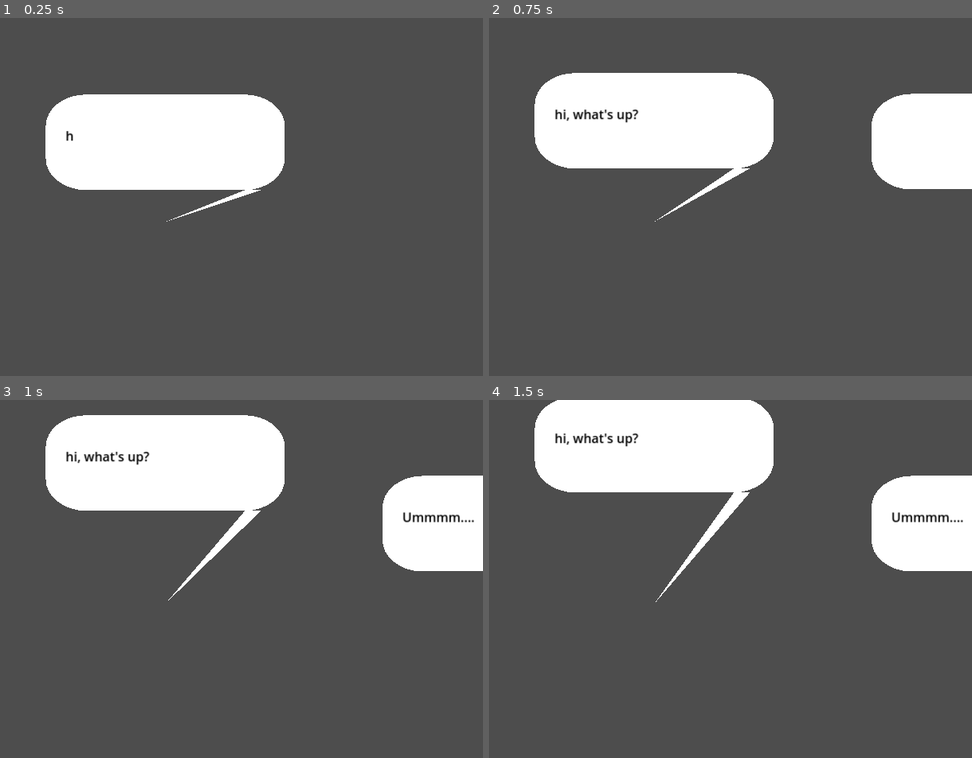
Above: before the commit, frames 1-4 (two rows, left to right).
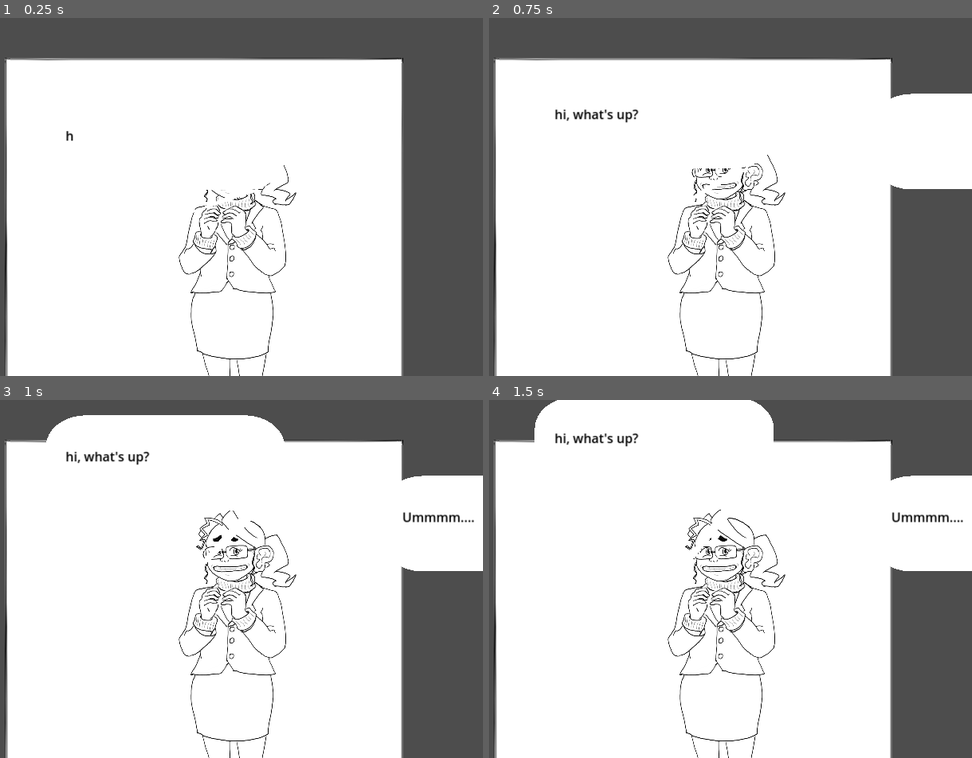
Above: after the commit, the same moments.

Repository: jonoxia/yukigame
Game: Godot game, scene res://UI/MainMenu.tscn
Same seed, same stepped clock (60 frames per second), same inputs: the game is played once before the commit and once after it.
Inputs (mouse positions are in pixels of both pictures, inside the frame that each line leads up to):
- Up to frame 1 (0.25 s): no input
- Up to frame 2 (0.75 s): tap Enter (ui_accept) at 0.5, 0.6 s; move the mouse to (793, 179) at 0.52 s; hold Right (ui_right) from 0.53 s (still down); click (793, 179) at 0.67 s
- Up to frame 3 (1 s): keep holding Right (ui_right); tap Enter (ui_accept) at 0.77 s
- Up to frame 4 (1.5 s): tap Enter (ui_accept) at 1.07 s; release Right (ui_right) at 1.25 s; drag from (527, 596) to (619, 650) at 1.27 s

The runs differ from the first frame. In frame 1, 60% of the frame differs, in the area x 0-84%, y 11-100%; in frame 2, 59%; in frame 3, 62%; in frame 4, 65%.

Commit message:
Refactor conversation so that balloons and character images are owned by panels and we can create multiple panels and shift them over

Diff:
--- a/UI/Conversation.gd
+++ b/UI/Conversation.gd
@@ -2,19 +2,18 @@
 
 var text_resource
 var exchange_index = 0
-var finished
-var active
-var yuki_texture = "a"
+
+var yuki_texture = "a"   # Move to be owned by panel
 var convo_key = null
 var convo_map = null
 var conversation_state = null
 var current_choice_dictionary = null
 var next_state = null
 
-var balloon_queue = []
-
 var current_topic = null
 var npc = null
+var panel_history = []
+var current_panel = null
 
 
 # Have a current conversation state, it presents you
@@ -41,8 +40,8 @@
 # and the *question* has answers on it, but you can also ignore it to
 # pick one of your other conversation moves
 
-# Will instantiate copies of SpeechBalloon scene:
-var SpeechBalloonScene = preload("res://UI/SpeechBalloon.tscn")
+# Will instantiate copies of PanelScene:
+var PanelScene = preload("res://UI/Panl.tscn")
 var ConvoTopic = load("res://UI/ConvoTopic.gd").new()
 
 func _ready():
@@ -66,18 +65,8 @@
 		new_button.connect("pressed", Callable(self, "_on_choice_pressed").bind(button_name))
 		menuItems.add_child(new_button)
 
-
 func _physics_process(delta):
-	if active:
-		if Input.is_action_just_pressed("ui_accept"):
-			if finished:
-				continue_exchange()
-			else:
-				if len(balloon_queue) > 0:
-					var active_balloon = balloon_queue[-1]
-					active_balloon.skip_to_end()
-
-				finished = true
+	pass
 
 func start_conversation(node_name):
 	self.convo_map = get_parent().get_node(node_name).convo_map
@@ -105,53 +94,34 @@
 	var exchange = self.convo_map[ self.conversation_state ]
 
 	# FUTURE TODO possible to go straight to a choice here maybe?
-	# examine whether convo_map["start"] is a dict or an array?
+	# examine whether convo_map["start"] is a dict or an array?pch
 	print("Starting exchange with next state = " + exchange[1])
 	self.start_exchange(exchange[0], exchange[1])
 
+
+
 func start_exchange(dialog, next_state):
-	exchange_index = 0
+
+	# Slide former panels left
+	for panel in self.panel_history:
+		var tween = self.create_tween()
+		var final_pos = Vector2(panel.position.x - 400, panel.position.y)
+		tween.tween_property(panel, "position", final_pos, 2)
+
+	self.current_panel = PanelScene.instantiate()
+	self.current_panel.position = Vector2(200, 50)
+	self.current_panel.size = Vector2(500, 500)
+	self.panel_history.append(self.current_panel)
+	$CurrentPage.add_child(self.current_panel)
+	self.current_panel.set_text_resource(dialog)
+	self.current_panel.connect("exchange_ended", self._on_end_exchange)
+	# TODO will it cause any problem that multiple old panels could still be connected?
+
+	#exchange_index = 0 # move to panel
 	hide_buttons()
-	self.text_resource = dialog
+	self.text_resource = dialog # Needed anymore???
 	self.next_state = next_state
-	continue_exchange()
-
-func continue_exchange():
-	var tip_pos
-	if exchange_index < text_resource.size():
-		active = true
-		finished = false
-		var tail_is_left
-		if text_resource[exchange_index]["Position"] == "1":
-			tip_pos = $Position2DA
-			tail_is_left = true
-		else:
-			tip_pos = $Position2DB
-			tail_is_left = false
-
-		# All previous balloons float upward
-		for balloon in balloon_queue:
-			balloon.float_upward()
-		var new_balloon = SpeechBalloonScene.instantiate()
-
-		if text_resource[exchange_index].has("Balloon"):
-			new_balloon.set_style(text_resource[exchange_index]["Balloon"])
-
-		# TODO is there a way to pass args to instance?
-		$SpeechBalloonGroup.add_child(new_balloon)
-		balloon_queue.append(new_balloon)
-
-		new_balloon.connect("tween_finished", Callable(self, "on_tween_finished"))
-
-		new_balloon.draw_speech_balloon(tip_pos,
-						text_resource[exchange_index]["Text"],
-						tail_is_left)
-		# TODO: Move all previous balloons in the ballon_queue
-		# upward, and delete any ones that scroll off screen
-		exchange_index += 1
-
-	else:
-		end_exchange()
+	self.current_panel.continue_exchange()
 
 
 func get_yuki_special_moves(interlocutor):
@@ -192,9 +162,7 @@
 	special_moves["Kokuhaku"] = [kokuhaku_dialog, "A"]
 	return special_moves
 
-func end_exchange():
-	active = false
-	finished = true
+func _on_end_exchange():
 
 	if self.next_state == null:
 		end_conversation()
@@ -223,8 +191,9 @@
 	print("Ending conversation")
 	Global.goto_scene("res://world.tscn")
 
-func on_tween_finished():
-	finished = true
+#func on_tween_finished():
+#	finished = true
+# Do we still need this?
 
 func _on_Timer_timeout():
 	# change animation sprites
--- a/UI/MainMenu.tscn
+++ b/UI/MainMenu.tscn
@@ -1,8 +1,7 @@
-[gd_scene load_steps=6 format=3 uid="uid://dg70g40nbq50d"]
+[gd_scene load_steps=5 format=3 uid="uid://dg70g40nbq50d"]
 
 [ext_resource type="Script" path="res://UI/ConvoData.gd" id="1"]
 [ext_resource type="Script" path="res://UI/Conversation.gd" id="2"]
-[ext_resource type="Texture2D" uid="uid://x136orf8n10x" path="res://Player/yuki1a.png" id="3"]
 [ext_resource type="Script" path="res://UI/SatoConvoData.gd" id="4"]
 [ext_resource type="AudioStream" uid="uid://4fjkmhgkww2j" path="res://Music and Sounds/fight-or-flight.mp3" id="5"]
 
@@ -25,23 +24,7 @@
 offset_bottom = 40.0
 script = ExtResource("2")
 
-[node name="Position2DB" type="Marker2D" parent="CanvasLayer/Conversation"]
-position = Vector2(923.771, 255.466)
-
-[node name="Position2DA" type="Marker2D" parent="CanvasLayer/Conversation"]
-position = Vector2(401.36, 256.223)
-
-[node name="Yuki" type="Sprite2D" parent="CanvasLayer/Conversation"]
-position = Vector2(1041.08, 477.057)
-scale = Vector2(0.481796, 0.481796)
-texture = ExtResource("3")
-
-[node name="Sato" type="Sprite2D" parent="CanvasLayer/Conversation"]
-
-[node name="SpeechBalloonGroup" type="Node" parent="CanvasLayer/Conversation"]
-
-[node name="Timer" type="Timer" parent="CanvasLayer/Conversation"]
-autostart = true
+[node name="CurrentPage" type="Node2D" parent="CanvasLayer/Conversation"]
 
 [node name="HBoxContainer" type="VBoxContainer" parent="CanvasLayer/Conversation"]
 layout_mode = 0
@@ -63,5 +46,3 @@
 
 [node name="AudioStreamPlayer" type="AudioStreamPlayer" parent="."]
 stream = ExtResource("5")
-
-[connection signal="timeout" from="CanvasLayer/Conversation/Timer" to="CanvasLayer/Conversation" method="_on_Timer_timeout"]
--- /dev/null
+++ b/UI/Panel.gd
@@ -0,0 +1,72 @@
+extends NinePatchRect
+
+signal exchange_ended
+
+var exchange_index = 0
+var SpeechBalloonScene = preload("res://UI/SpeechBalloon.tscn")
+var balloon_queue = []  # Move to be owned by panel
+var finished
+var active
+var text_resource = null
+
+# Called when the node enters the scene tree for the first time.
+func _ready():
+	self.exchange_index = 0
+	self.finished = false
+	self.active = true
+
+func set_text_resource(text_resource):
+	self.text_resource = text_resource
+
+func continue_exchange():
+	var tip_pos
+	if self.exchange_index < self.text_resource.size():
+		self.active = true
+		self.finished = false
+		var tail_is_left
+		var next_balloon = self.text_resource[self.exchange_index]
+		if next_balloon["Position"] == "1":
+			tip_pos = $Position2DA
+			tail_is_left = true
+		else:
+			tip_pos = $Position2DB
+			tail_is_left = false
+
+		# All previous balloons float upward
+		for balloon in self.balloon_queue:
+			balloon.float_upward()
+		var new_balloon = SpeechBalloonScene.instantiate()
+
+		if next_balloon.has("Balloon"):
+			new_balloon.set_style(next_balloon["Balloon"])
+
+		# TODO is there a way to pass args to instance?
+		$SpeechBalloonGroup.add_child(new_balloon)
+		balloon_queue.append(new_balloon)
+
+		new_balloon.connect("tween_finished", Callable(self, "on_tween_finished"))
+
+		new_balloon.draw_speech_balloon(tip_pos,
+						next_balloon["Text"],
+						tail_is_left)
+		# TODO: Move all previous balloons in the ballon_queue
+		# upward, and delete any ones that scroll off screen
+		self.exchange_index += 1
+
+	else:
+		self.active = false
+		self.finished = true
+		self.exchange_ended.emit() # signal to the main conversation object
+
+# Called every frame. 'delta' is the elapsed time since the previous frame.
+func _process(delta):
+	if self.active:
+		if Input.is_action_just_pressed("ui_accept"):
+			if self.finished:
+				self.continue_exchange()
+			else:
+				if len(self.balloon_queue) > 0:
+					var active_balloon = balloon_queue[-1]
+					active_balloon.skip_to_end()
+
+				self.finished = true
--- /dev/null
+++ b/UI/Panl.tscn
@@ -0,0 +1,31 @@
+[gd_scene load_steps=4 format=3 uid="uid://ca8fnevqsx5sv"]
+
+[ext_resource type="Texture2D" uid="uid://dg2s4mxfrpcob" path="res://UI/panel_border.png" id="1_1wbwx"]
+[ext_resource type="Script" path="res://UI/Panel.gd" id="1_soep2"]
+[ext_resource type="Texture2D" uid="uid://x136orf8n10x" path="res://Player/yuki1a.png" id="3_ytg78"]
+
+[node name="NinePatchRect" type="NinePatchRect"]
+texture = ExtResource("1_1wbwx")
+patch_margin_left = 8
+patch_margin_top = 8
+patch_margin_right = 8
+patch_margin_bottom = 8
+script = ExtResource("1_soep2")
+
+[node name="Position2DB" type="Marker2D" parent="."]
+position = Vector2(923.771, 255.466)
+
+[node name="Position2DA" type="Marker2D" parent="."]
+position = Vector2(401.36, 256.223)
+
+[node name="Yuki" type="Sprite2D" parent="."]
+position = Vector2(292, 287)
+scale = Vector2(0.309231, 0.309231)
+texture = ExtResource("3_ytg78")
+
+[node name="Sato" type="Sprite2D" parent="."]
+
+[node name="SpeechBalloonGroup" type="Node" parent="."]
+
+[node name="Timer" type="Timer" parent="."]
+autostart = true
--- a/world.gd
+++ b/world.gd
@@ -1,9 +1,4 @@
 extends Node2D
-
-
-# Declare member variables here. Examples:
-# var a = 2
-# var b = "text"
 
 
 # Called when the node enters the scene tree for the first time.
Binary file added: UI/panel_border.png
